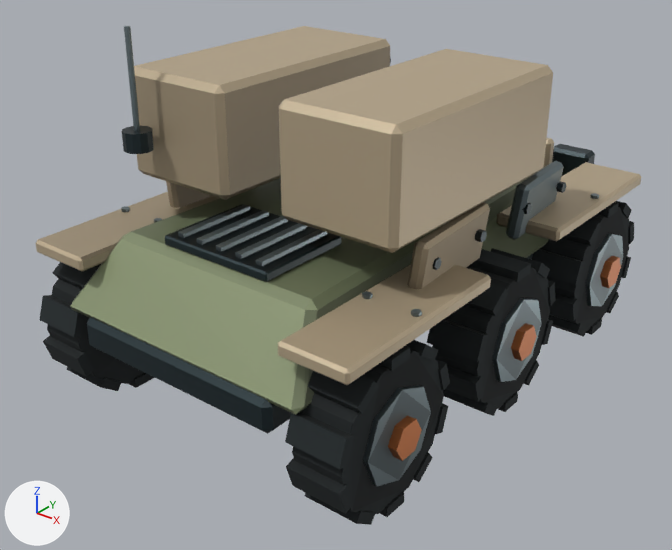
An edit to the glTF model assets/models/frontier/v1/SAMTechnical.glb, drawn before and after from the same camera.
The view is the same before and after, from a 50 mm lens placed at (3.46, -4.62, 3.38), pointed at (0.0, -0.3, 0.7). The axes (+X, +Y, +Z) are drawn at lower left. The lights are the same throughout. The picture after the commit comes second. Where no turn or scale is listed for an object, it has been applied to the vertices.

Names of what the first picture shows: 'export_SAMTechnical_Antenna', 'export_SAMTechnical_Axle', 'export_SAMTechnical_RocketPod', 'export_SAMTechnical_SalvagePlate1', 'export_SAMTechnical_SalvagePlate2', 'export_SAMTechnical_Tire', 'export_SAMTechnical_Tire.001', 'export_SAMTechnical_Tire.003', 'export_SAMTechnical_Tire.005'.
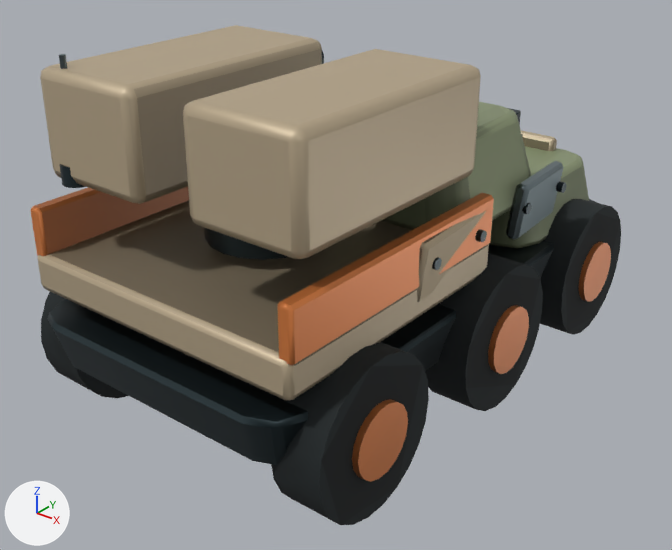
Pixel boxes [x1, y1, x2, y2] of what changed, in the pictures (672 x 550 px):
'export_SAMTechnical_PickupFrame', added: after [30, 102, 621, 525]
'export_SAMTechnical_Pedestal', added (beige): after [40, 25, 481, 260]
'export_SAMTechnical_Axle', deleted: before [36, 144, 641, 434]
'export_SAMTechnical_RocketPod', deleted (beige): before [122, 26, 553, 253]
'export_SAMTechnical_Tire.001', deleted: before [285, 340, 450, 525]
'export_SAMTechnical_Tire.003', deleted: before [427, 248, 556, 416]
'export_SAMTechnical_Tire.005', deleted: before [532, 201, 634, 337]
'export_SAMTechnical_Tire', deleted: before [39, 262, 154, 391]
'export_SAMTechnical_Antenna', moved: before [124, 26, 140, 131]; after [59, 54, 67, 69]

What the commit changed:
Mesh me_cylinder_519 is new.
It has 400 vertices, 752 faces and spans x -0.94..0.94, y -0.79..0.87, z -0.17..0.82.
Faces by material slot: [536, 216].
It uses material mat_frontier_graphite.
It uses material mat_frontier_secondary.
Mesh me_samtechnical_pickupframe_001 is new.
It has 904 vertices, 1726 faces and spans x -1.16..1.16, y -1.97..1.87, z 0.0..1.76.
Faces by material slot: [200, 408, 10, 108, 496, 504].
It uses material mat_frontier_graphite.
It uses material mat_frontier_ceramic.
It uses material mat_frontier_optics.
It uses material mat_frontier_secondary.
It uses material mat_teamcolor_frontier.
It uses material mat_frontier_rubber.
Object 'export_SAMTechnical_Axle' (ob_export_samtechnical_axle) is deleted.
Object 'export_SAMTechnical_Antenna' (ob_export_samtechnical_antenna) moves from (-0.78, -1.2, 1.99) to (-0.78, -1.65, 1.91).
Object 'export_SAMTechnical_RocketPod' (ob_export_samtechnical_rocketpod) is deleted.
Object 'export_SAMTechnical_Tire' (ob_export_samtechnical_tire) is deleted.
Object 'export_SAMTechnical_Tire.001' (ob_export_samtechnical_tire_001) is deleted.
Object 'export_SAMTechnical_Tire.003' (ob_export_samtechnical_tire_003) is deleted.
Object 'export_SAMTechnical_Tire.005' (ob_export_samtechnical_tire_005) is deleted.
Object 'export_SAMTechnical_Pedestal' (ob_export_samtechnical_pedestal) is new; it shows me_cylinder_519.
Its location is (0.0, -0.95, 1.38).
Object 'export_SAMTechnical_PickupFrame' (ob_export_samtechnical_pickupframe) is new; it shows me_samtechnical_pickupframe_001.
Its location is (0.0, 0.0, 0.0).
